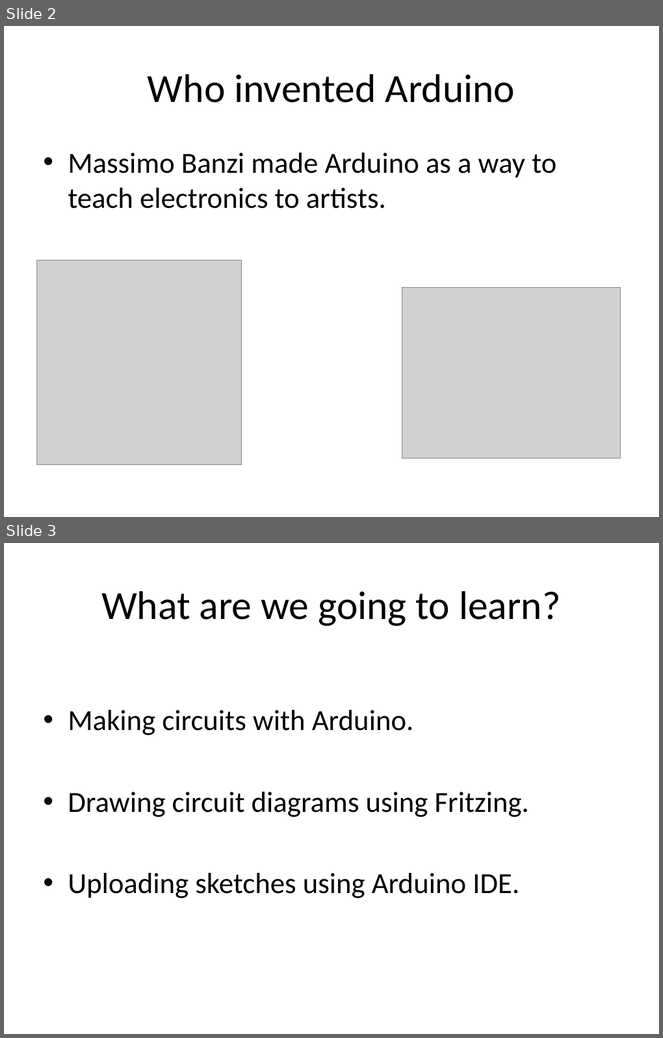
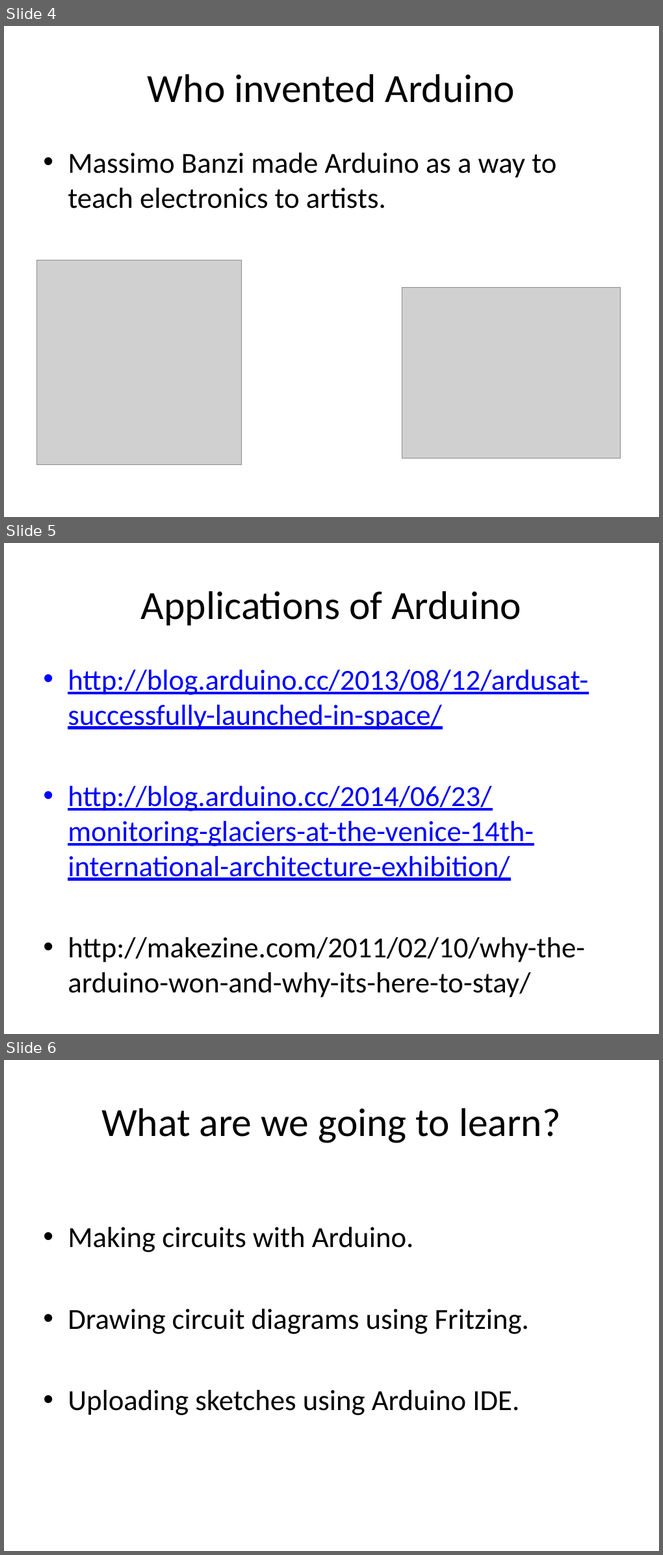
Before and after one commit to andaluri/ArduinoWorkshop1, a slide deck: ArduinoWorkshop1.pptx. Shown one above the other, each under a label of ours: slides 2 and 3 before the commit, slides 4, 5 and 6 after it. The pictures are 663x1038 and 663x1555 pixels, drawn with LibreOffice and Linux fonts; fonts in the diff are those of the drawing; grey boxes stand for pictures. Boxes give left, top, right and bottom in pixels: in the first picture for what was removed or moved away, otherwise in the second. Text is boxed around its words. In the diff, an @@ line names an element or a change of style, - is before the commit and + after.

```diff
--- a/ArduinoWorkshop1.pptx
+++ b/ArduinoWorkshop1.pptx
@@ slide 5 added at (x1=4, y1=543, x2=659, y2=1034), background #FFFFFF @@
@@ title added at (x1=141, y1=591, x2=521, y2=626), 44 pt, text #000000 @@
+Applications of Arduino
@@ text added at (x1=68, y1=670, x2=588, y2=998), 32 pt, text #0000FF, underline @@
+• http://blog.arduino.cc/2013/08/12/ardusat-successfully-launched-in-space/
+• http://blog.arduino.cc/2014/06/23/monitoring-glaciers-at-the-venice-14th-international-architecture-exhibition/
+• http://makezine.com/2011/02/10/why-the-arduino-won-and-why-its-here-to-stay/
@@ what was slide 2 is now slide 4 @@
@@ what was slide 3 is now slide 6 @@
```
Also in this commit, not shown: 4 slides changed, 8 other slides added, 2 slides removed, 9 other files.
